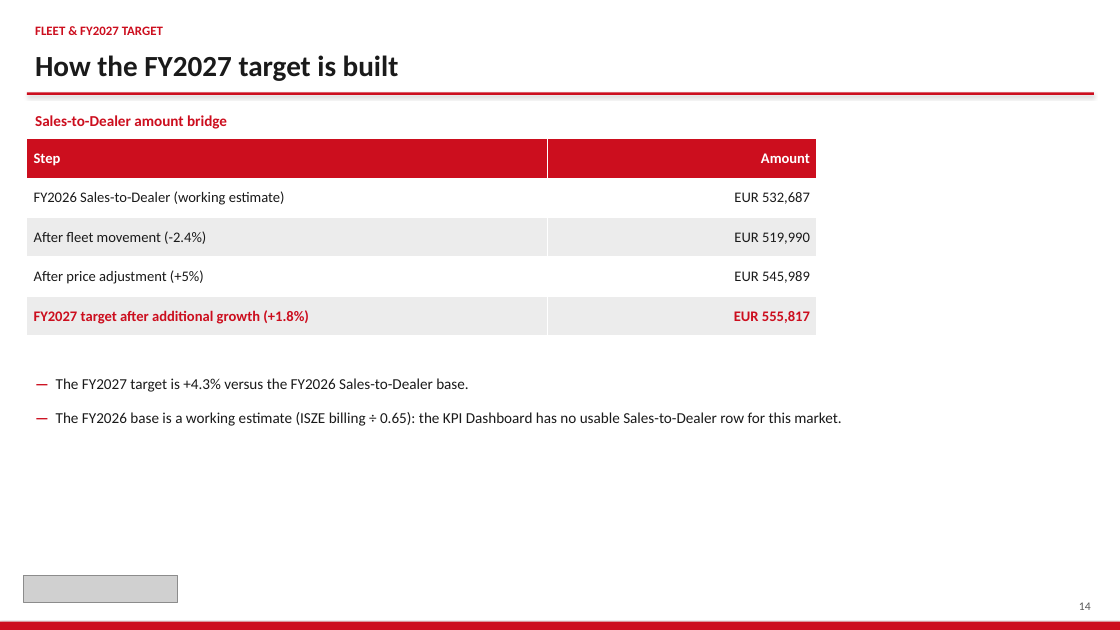
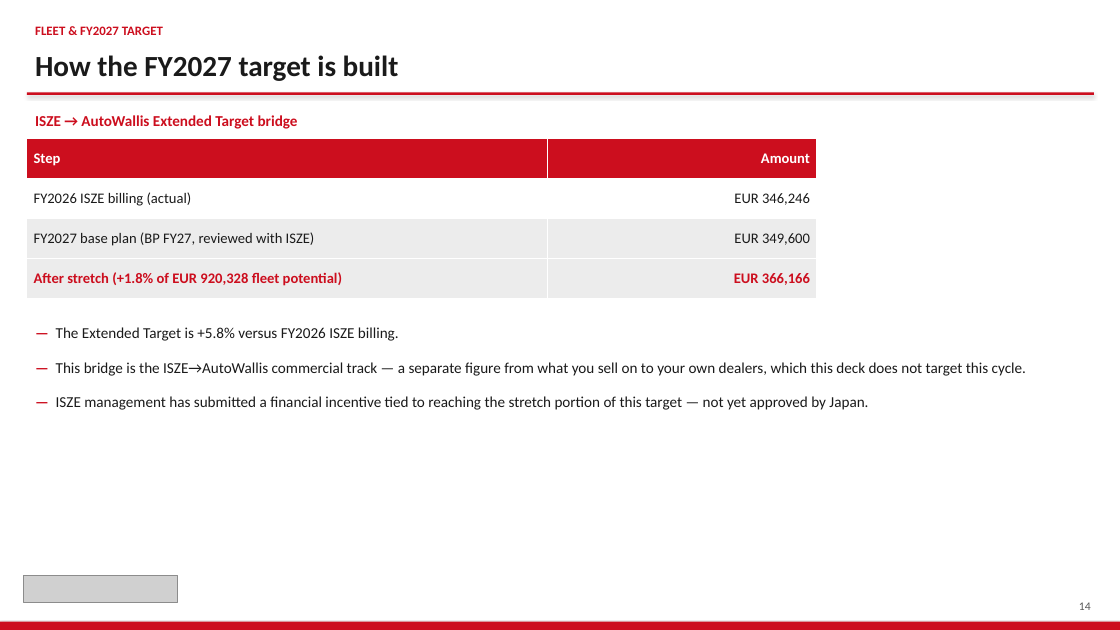
Before and after one commit to jeromio1987/ISZE, a slide deck: slide 14 of 09_meetings/HUNGARY_Sales_Review_2026/ISZE_HUNGARY_Sales_Review_FY2027_ModeA_only.pptx. Drawn at 1120x630 pixels with LibreOffice and Linux fonts; fonts in the diff are those of the drawing; grey boxes stand for pictures. Boxes give left, top, right and bottom in pixels: in the first picture for what was removed or moved away, otherwise in the second. Text is boxed around its words. In the diff, an @@ line names an element or a change of style, - is before the commit and + after.

```diff
--- a/09_meetings/HUNGARY_Sales_Review_2026/ISZE_HUNGARY_Sales_Review_FY2027_ModeA_only.pptx
+++ b/09_meetings/HUNGARY_Sales_Review_2026/ISZE_HUNGARY_Sales_Review_FY2027_ModeA_only.pptx
@@ text at [35, 115, 298, 129]: text changed @@
-Sales-to-Dealer amount bridge
+ISZE → AutoWallis Extended Target bridge
@@ table at [27, 139, 817, 298] @@
-row 2: FY2026 Sales-to-Dealer (working estimate) | EUR 532,687
-row 3: After fleet movement (-2.4%) | EUR 519,990
-row 4: After price adjustment (+5%) | EUR 545,989
-row 5: FY2027 target after additional growth (+1.8%) | EUR 555,817
+row 2: FY2026 ISZE billing (actual) | EUR 346,246
+row 3: FY2027 base plan (BP FY27, reviewed with ISZE) | EUR 349,600
+row 4: After stretch (+1.8% of EUR 920,328 fleet potential) | EUR 366,166
@@ text at [56, 327, 1026, 410]: text changed @@
-— The FY2027 target is +4.3% versus the FY2026 Sales-to-Dealer base.
-— The FY2026 base is a working estimate (ISZE billing ÷ 0.65): the KPI Dashboard has no usable Sales-to-Dealer row for this market.
+— The Extended Target is +5.8% versus FY2026 ISZE billing.
+— This bridge is the ISZE→AutoWallis commercial track — a separate figure from what you sell on to your own dealers, which this deck does not target this cycle.
+— ISZE management has submitted a financial incentive tied to reaching the stretch portion of this target — not yet approved by Japan.
```
Also in this commit, not shown: 7 other slides changed, 13 other files.
